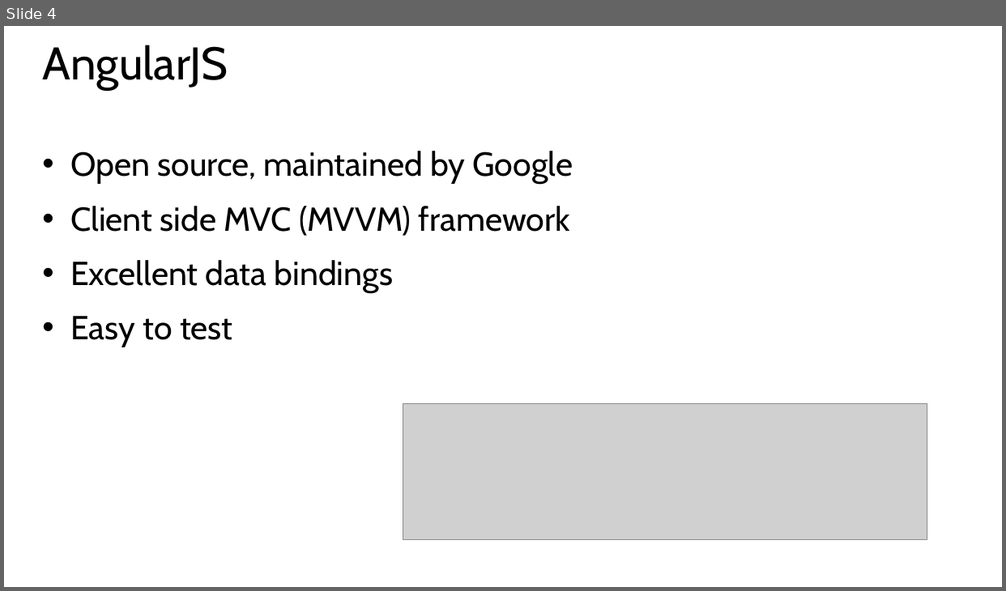
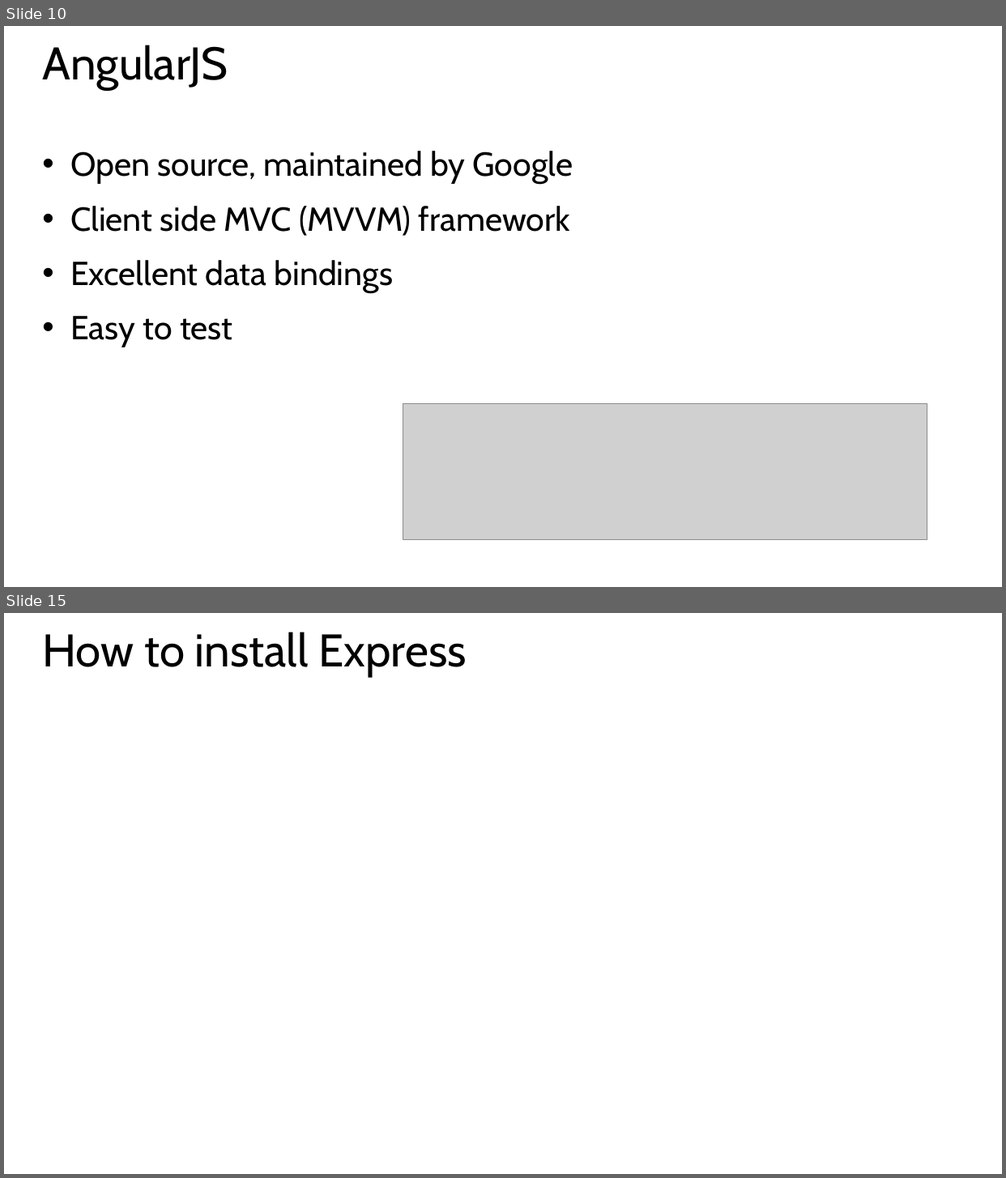
Before and after one commit to hwz/chirp, a slide deck: slides/module1.pptx. Shown one above the other, each under a label of ours: slide 4 before the commit, slides 10 and 15 after it; the slides between them are not shown. The pictures are 1006x591 and 1006x1178 pixels, drawn with LibreOffice and Linux fonts; fonts in the diff are those of the drawing; grey boxes stand for pictures. Boxes give left, top, right and bottom in pixels: in the first picture for what was removed or moved away, otherwise in the second. Text is boxed around its words. In the diff, an @@ line names an element or a change of style, - is before the commit and + after.

```diff
--- a/slides/module1.pptx
+++ b/slides/module1.pptx
@@ slide 15 added at bbox=[4, 613, 1002, 1174], background #FFFFFF @@
@@ title added at bbox=[43, 632, 467, 677], 44 pt, text #000000 @@
+How to install Express
@@ what was slide 4 is now slide 10 @@
```
Also in this commit, not shown: 1 slide changed, 12 other slides added, 5 other files.
